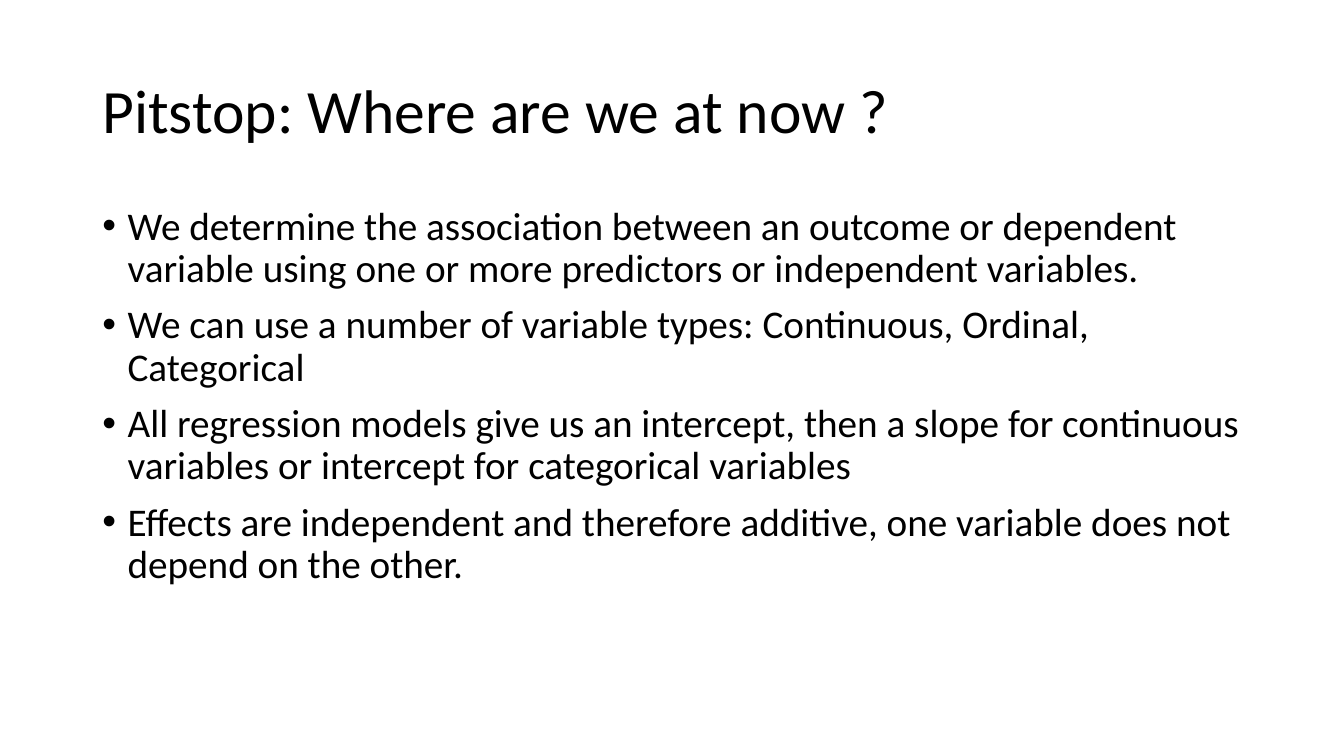
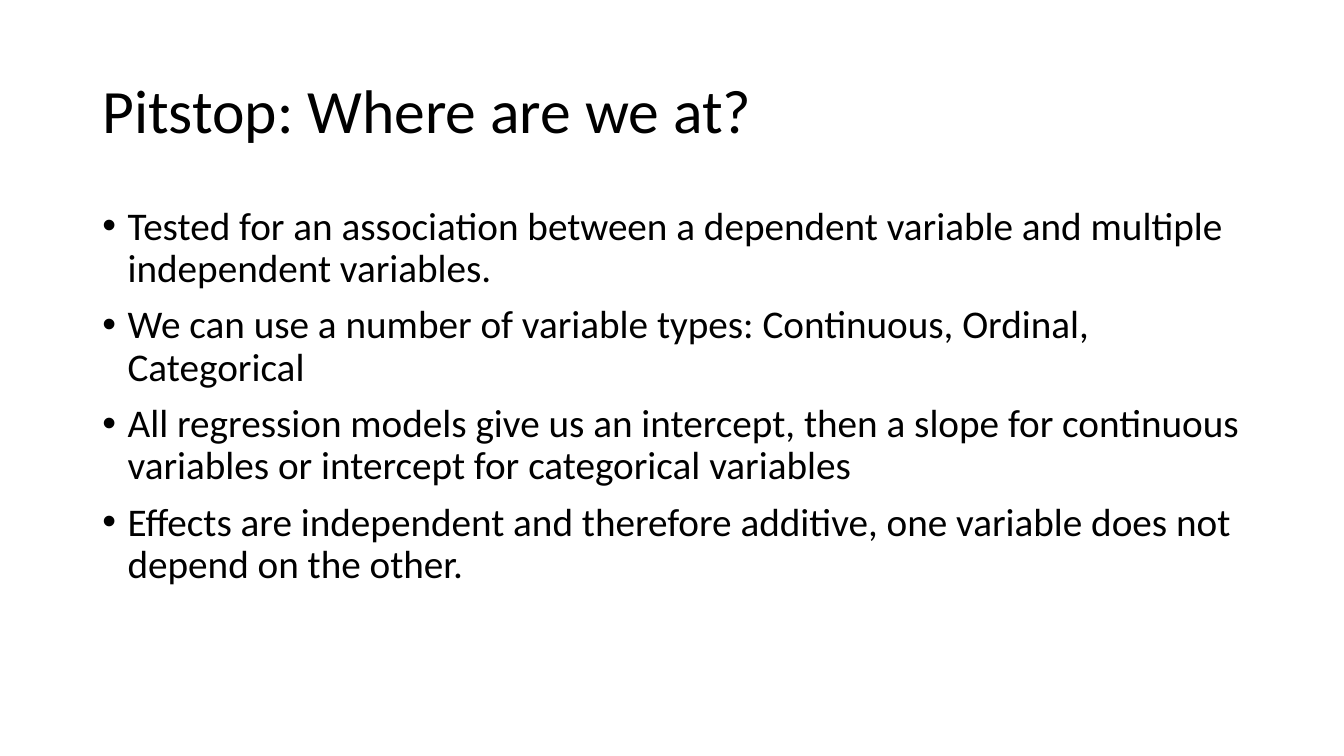
Before and after one commit to haututu/regressionLectures, a slide deck: slide 13 of regression_l1.pptx (slide 8 before the commit). Drawn at 1344x756 pixels with LibreOffice and Linux fonts; fonts in the diff are those of the drawing. Boxes give left, top, right and bottom in pixels: in the first picture for what was removed or moved away, otherwise in the second. Text is boxed around its words. In the diff, an @@ line names an element or a change of style, - is before the commit and + after.

Commit message:
Updating screenshots and figures. Corrected issue with backwards compatability, i.e., using older format ppt.

```diff
--- a/regression_l1.pptx
+++ b/regression_l1.pptx
@@ title at bbox=[102, 90, 751, 143]: text changed @@
-Pitstop: Where are we at now ?
+Pitstop: Where are we at?
@@ text at bbox=[128, 212, 1223, 289]: text changed @@
-• We determine the association between an outcome or dependent variable using one or more predictors or independent variables.
+• Tested for an association between a dependent variable and multiple independent variables.
```
Also in this commit, not shown: 5 other slides changed, 20 slides added, 1 slide removed, 14 other files.
